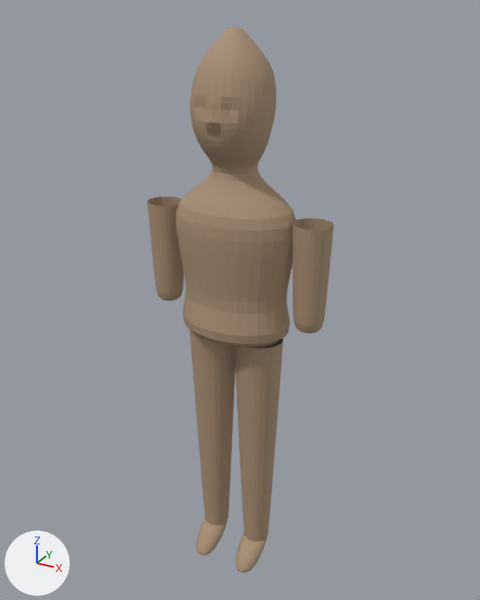
An edit to the glTF model backend/assets/base-models/spirit_beast.glb, drawn before and after from the same camera.
One viewpoint serves both versions: a 50 mm lens placed at (0.79, -1.411, 1.546), pointed at (-0.003, 0.031, 0.825). Lighting does not change. The marker at lower left points along +X, +Y and +Z. The first picture is the older version.

Before the edit, the objects in view are built like this:
```python
mat_skin = principled_material('Skin')
mat_skin.base_color = (0.4, 0.28, 0.18)  # beige #aa9076
mat_skin.roughness = 0.75
me_body = bpy.data.meshes.new('Body')
me_body.from_pydata(...)  # 3174 vertices, 6152 faces; spans x -0.26..0.26, y -0.11..0.11, z 0.0..1.51
me_body.materials.append(mat_skin)  # beige #aa9076
ob_body = bpy.data.objects.new('Body', me_body)
ob_body.location = (0.0, 0.0, 0.0)
```
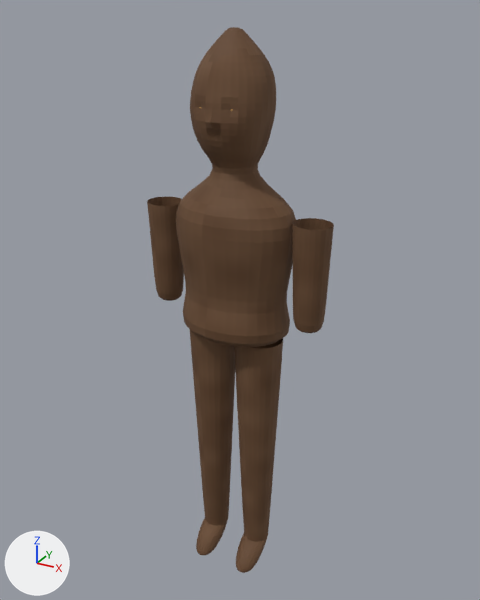
What differs and where, as boxes [x1, y1, x2, y2] in the pictures (480 x 600 px):
```json
{"object": "Body", "change": "surface changed", "before": [147, 27, 334, 573], "after": [147, 27, 334, 573], "on screen": "beige to brown"}
```

Edits to the scene script, one JSON object a line:
```json
{"op": "add", "block": "img_basecolor", "code": ["img_basecolor = load_image('BaseColor', '_unpacked/BaseColor', 256, 256, 'sRGB')"]}
{"op": "add", "block": "img_normal", "code": ["img_normal = load_image('Normal', '_unpacked/Normal', 256, 256, 'Non-Color')"]}
{"op": "add", "block": "img_metallic_roughness", "code": ["img_metallic_roughness = load_image('Metallic-Roughness', '_unpacked/Metallic-Roughness', 256, 256, 'Non-Color')"]}
{"block": "mat_skin", "change": "nodes: BsdfPrincipled, OutputMaterial"}
{"block": "mat_skin", "change": "colours: beige #aa9076"}
{"block": "mat_skin", "change": "nodes: BsdfPrincipled, NormalMap, OutputMaterial, SeparateColor, TexImage x3"}
{"block": "mat_skin", "change": "uses the picture img_basecolor"}
{"block": "mat_skin", "change": "uses the picture img_metallic_roughness"}
{"block": "mat_skin", "change": "uses the picture img_normal"}
```
